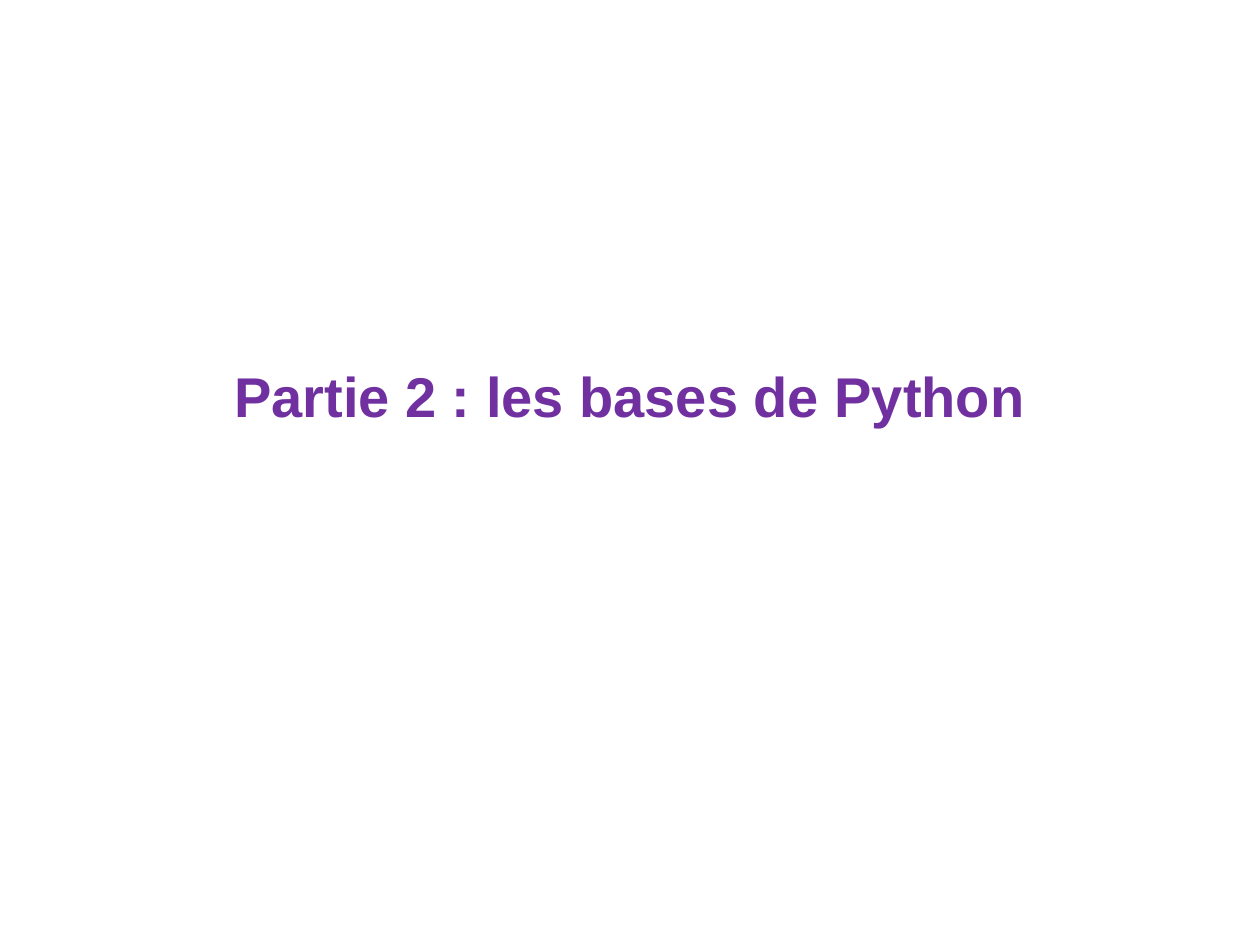
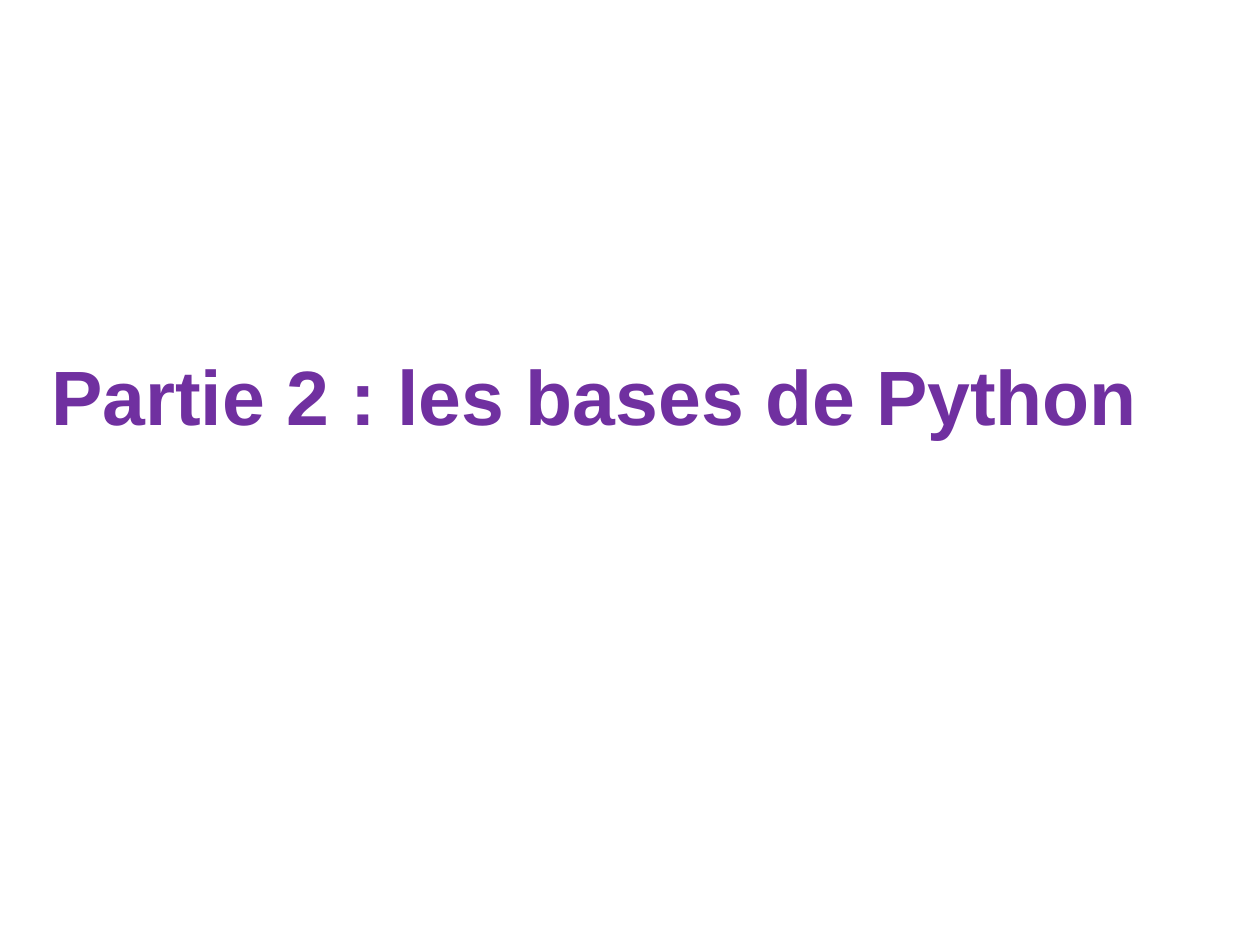
Before and after one commit to loicmidy/formation-python, a slide deck: slide 11 of formation python.pptx. Drawn at 1260x945 pixels with LibreOffice and Linux fonts; fonts in the diff are those of the drawing. Boxes give left, top, right and bottom in pixels: in the first picture for what was removed or moved away, otherwise in the second. Text is boxed around its words. In the diff, an @@ line names an element or a change of style, - is before the commit and + after.

```diff
--- a/formation python.pptx
+++ b/formation python.pptx
@@ title "Partie 2 : les bases ...": place and size @@
-title "Partie 2 : les bases ..." at (234, 376, 1025, 428)
+title "Partie 2 : les bases ..." at (51, 369, 1137, 440)
@@ title "Partie 2 : les bases ..." at (51, 369, 1137, 440): size 32 to 44 pt @@
```
Also in this commit, not shown: 3 other slides changed, 21 slides added, 1 slide removed, 16 other files.
